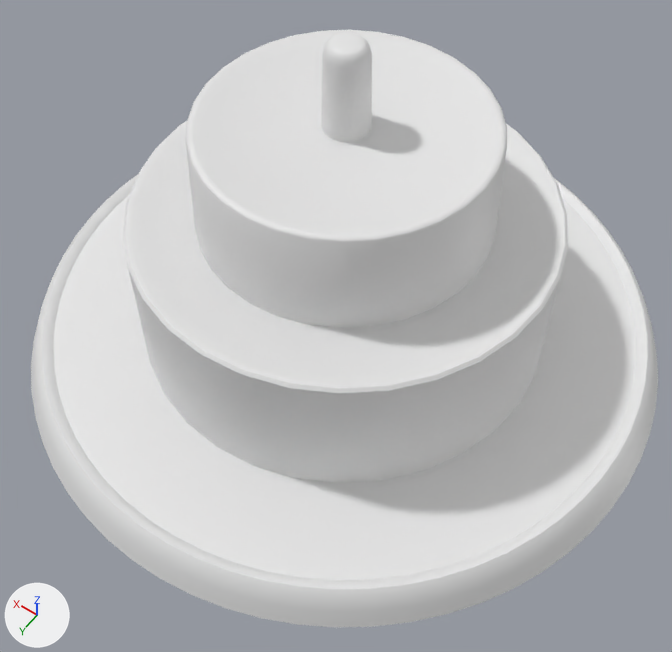
What one commit did to the FBX model T.I. 5 - RPG/Assets/FBX/UIobjects/MapRoomFountain.fbx.
The view is the same before and after, from a camera (50 mm lens) standing at (-1.96, 2.83, 4.37) and looking at (-0.24, 0.42, 0.58). The lights are fixed; the arrows at lower left show +X, +Y and +Z. Where no turn or scale is listed for an object, it has been applied to the vertices.

Objects in the first picture: 'HealingFounting', 'HealingFountingWater'.
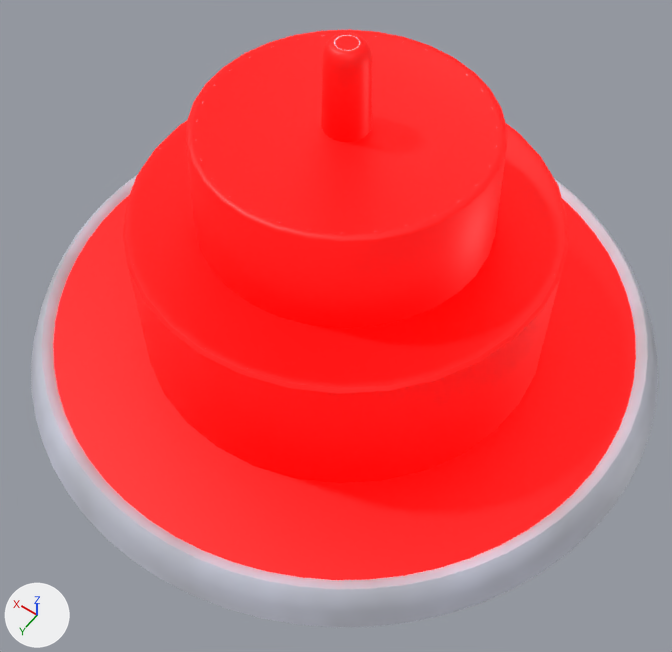
Changed parts and their boxes (x1, y1, x2, y2) in the pictures (672 x 652 px):
'HealingFountingWater', recoloured, surface changed (white to red)
    both: (53, 30, 636, 580)
'HealingFounting', recoloured (white to grey)
    both: (31, 35, 658, 627)

Patch to the scene script:
```diff
--- a/T.I. 5 - RPG/Assets/FBX/UIobjects/MapRoomFountain.fbx.py
+++ b/T.I. 5 - RPG/Assets/FBX/UIobjects/MapRoomFountain.fbx.py
@@ img_healingfountainalbedo_png @@
+img_healingfountainalbedo_png = load_image('HealingFountainAlbedo.png', '../../MatImages/ObjectsTex/HealingFountainAlbedo.png', 2048, 2048, 'sRGB')
@@ img_healingfountaine_png @@
+img_healingfountaine_png = load_image('HealingFountainE.png', '../../MatImages/ObjectsTex/HealingFountainE.png', 2048, 2048, 'sRGB')
@@ mat_healingfountainmat @@
+mat_healingfountainmat = bpy.data.materials.new('HealingFountainMat')
+# uses the picture img_healingfountainalbedo_png
+# uses the picture img_healingfountaine_png
@@ me_healingfounting_001 @@
 me_healingfounting_001.from_pydata(...)  # 5249 vertices, 5216 faces; spans x -1.84..1.84, y -1.84..1.84, z -0.03..1.94
+me_healingfounting_001.materials.append(mat_healingfountainmat)
@@ me_healingfountingwater_001 @@
 me_healingfountingwater_001.from_pydata(...)  # 641 vertices, 544 faces; spans x -1.7..1.7, y -1.7..1.7, z 0.12..1.94
 # used by ob_healingfountingwater; location = (0.0, 0.0, 0.0)
+# me_healingfountingwater_001 part 1: texture (UV) coordinates of 544 of 544 faces, centred in x -1.14..1.14, y -1.14..1.14, z 0.14..1.94, changed; they spanned u 0.02..0.48, v 0.02..0.48 and now span u 0.22..0.99, v 0.01..0.98
+me_healingfountingwater_001.materials.append(mat_healingfountainmat)
```
